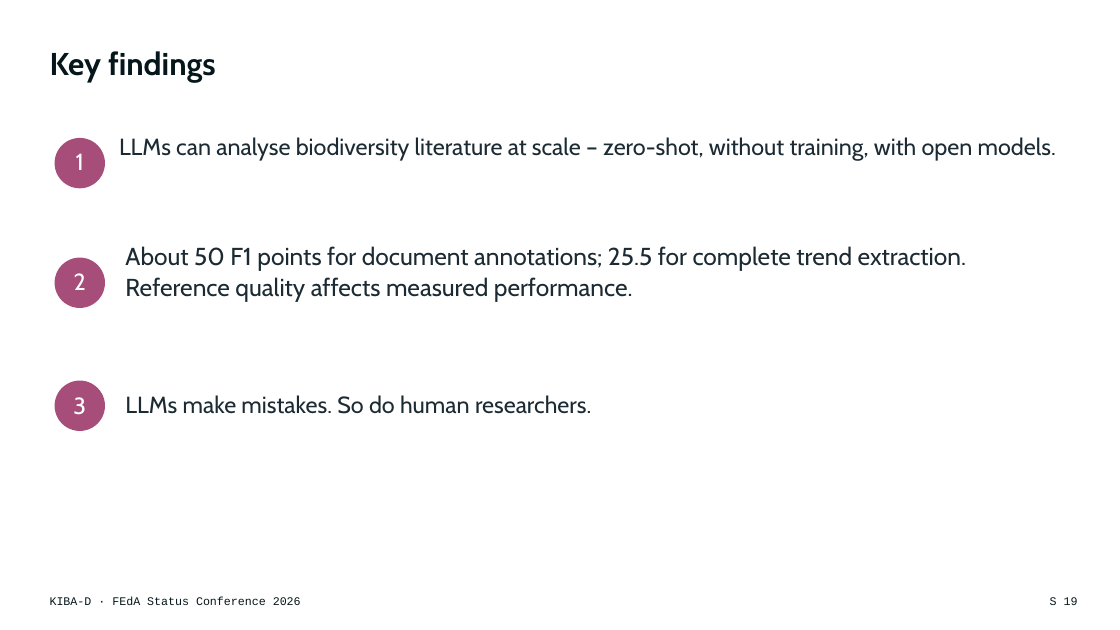
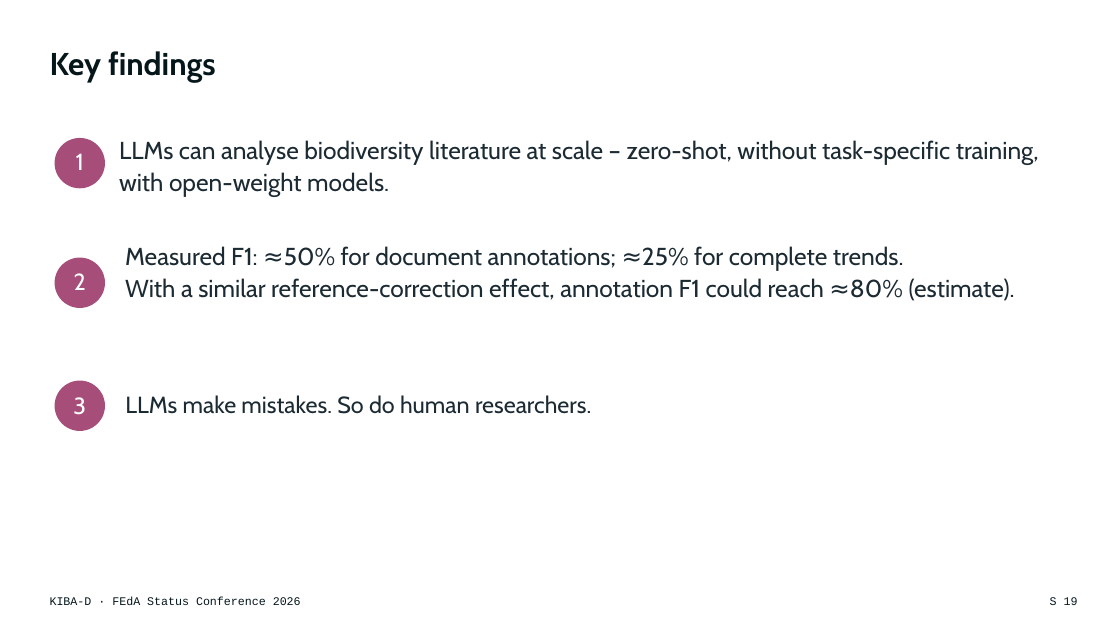
Before and after one commit to DFKI-NLP/kibad-llm, a slide deck: slide 19 of presentations/2026_feda_status_conference/KIBA-D_FEdA2026_Keynote.pptx. Drawn at 1120x630 pixels with LibreOffice and Linux fonts; fonts in the diff are those of the drawing. Boxes give left, top, right and bottom in pixels: in the first picture for what was removed or moved away, otherwise in the second. Text is boxed around its words. In the diff, an @@ line names an element or a change of style, - is before the commit and + after.

```diff
--- a/presentations/2026_feda_status_conference/KIBA-D_FEdA2026_Keynote.pptx
+++ b/presentations/2026_feda_status_conference/KIBA-D_FEdA2026_Keynote.pptx
@@ text at bbox=[119, 140, 1039, 197]: text changed; size 20 to 21 pt @@
-LLMs can analyse biodiversity literature at scale – zero-shot, without training, with open models.
+LLMs can analyse biodiversity literature at scale – zero-shot, without task-specific training, with open-weight models.
@@ text at bbox=[125, 246, 1015, 301]: text changed @@
-About 50 F1 points for document annotations; 25.5 for complete trend extraction.
-Reference quality affects measured performance.
+Measured F1: ≈50% for document annotations; ≈25% for complete trends.
+With a similar reference-correction effect, annotation F1 could reach ≈80% (estimate).
```
Also in this commit, not shown: 15 other slides changed, 1 other file.
